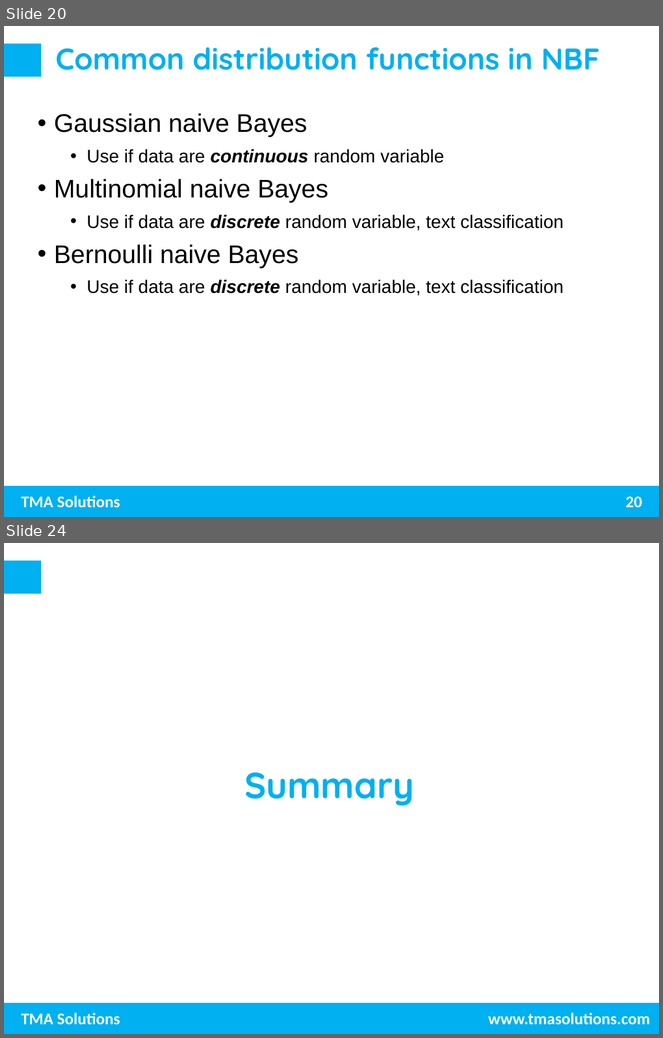
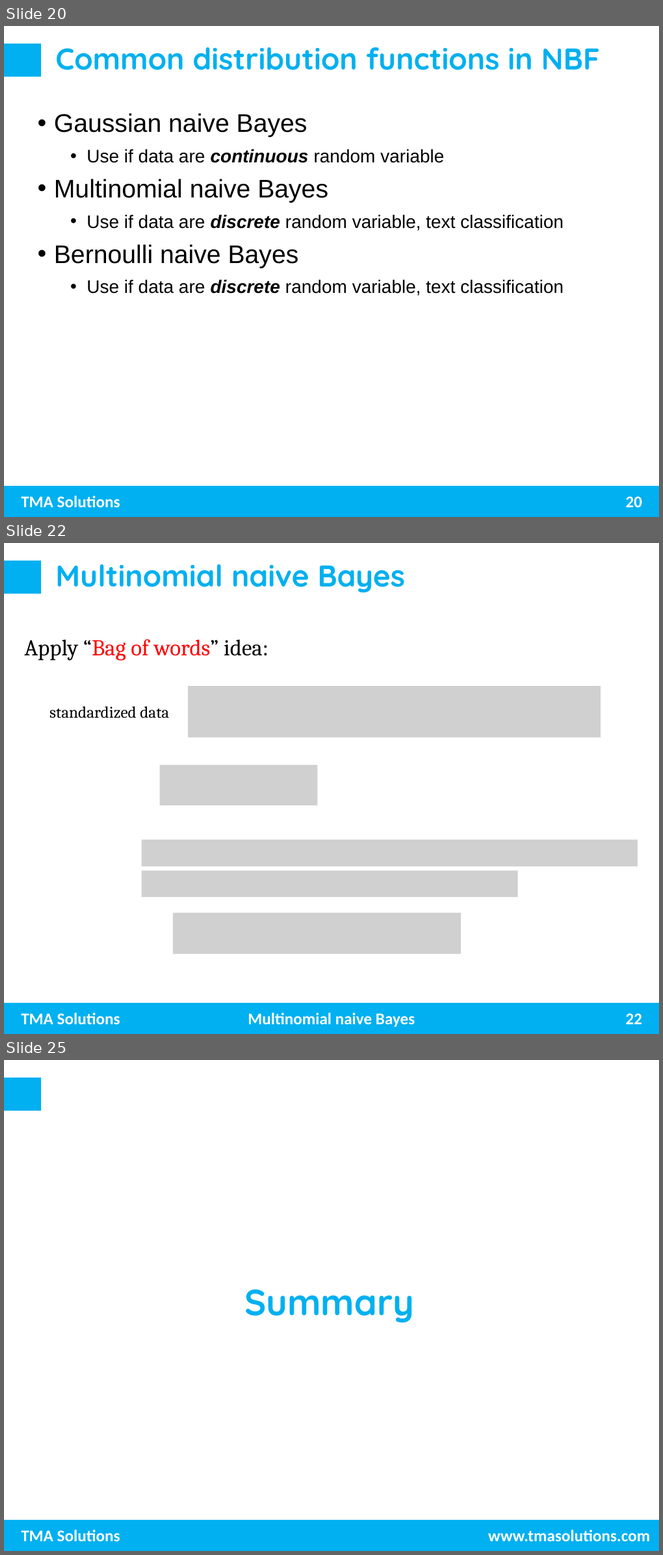
Before and after one commit to trungnghia2009/MachineLearning, a slide deck: Naive Bayes.pptx. Shown one above the other, each under a label of ours: slides 20 and 24 before the commit, slides 20, 22 and 25 after it; the slides between them are not shown. The pictures are 663x1038 and 663x1555 pixels, drawn with LibreOffice and Linux fonts; fonts in the diff are those of the drawing; grey boxes stand for pictures; background and template pictures are left out. Boxes give left, top, right and bottom in pixels: in the first picture for what was removed or moved away, otherwise in the second. Text is boxed around its words. In the diff, an @@ line names an element or a change of style, - is before the commit and + after.

```diff
--- a/Naive Bayes.pptx
+++ b/Naive Bayes.pptx
@@ slide 22 added at box(4, 543, 659, 1034), background #FFFFFF; not listed: 3 template elements that a slide beside it also shows @@
@@ title added at box(55, 564, 405, 593), 33 pt, text #00B0F0, bold @@
+Multinomial naive Bayes
@@ text added at box(24, 639, 269, 661), 25 pt, text #000000 @@
+Apply “Bag of words” idea:
@@ picture added at box(188, 686, 601, 737) @@
@@ text added at box(50, 706, 169, 719), 18 pt, text #000000 @@
+standardized data
@@ picture added at box(160, 765, 318, 806) @@
@@ picture added at box(142, 840, 638, 867) @@
@@ picture added at box(142, 871, 518, 897) @@
@@ picture added at box(173, 913, 462, 954) @@
@@ text added at box(248, 1013, 415, 1027), 18 pt, text #FFFFFF, bold @@
+Multinomial naive Bayes
@@ page number added at box(626, 1014, 643, 1025), 18 pt, text #FFFFFF, bold @@
+22
@@ what was slide 24 is now slide 25 @@
```
Also in this commit, not shown: 4 slides changed, 1 slide removed.
